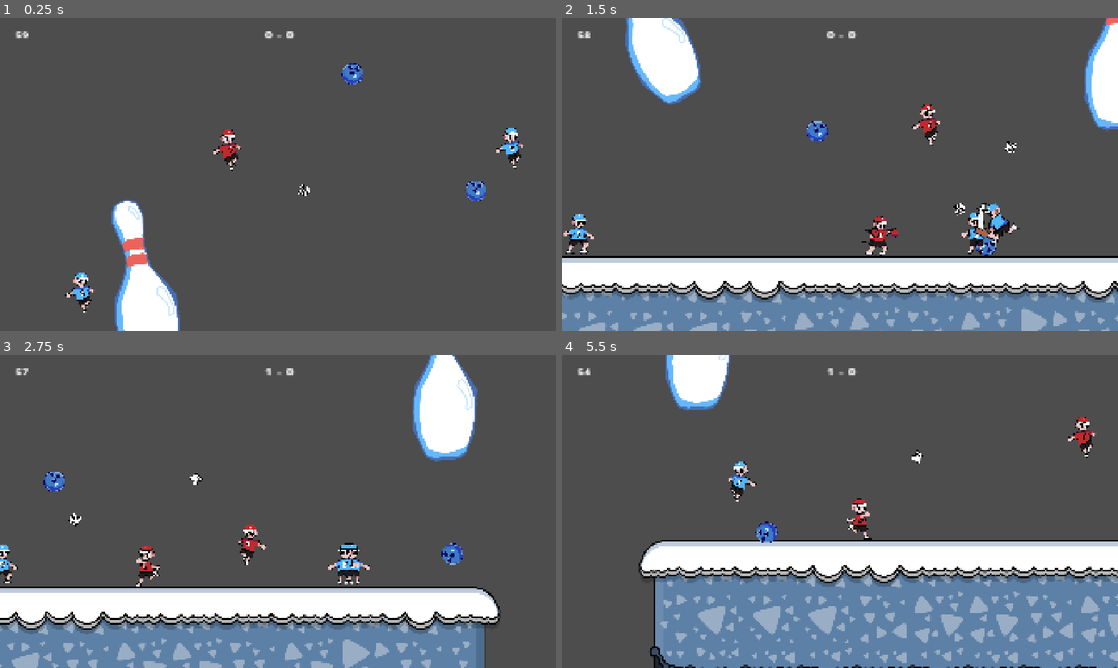
Above: before the commit, frames 1-4 (two rows, left to right).
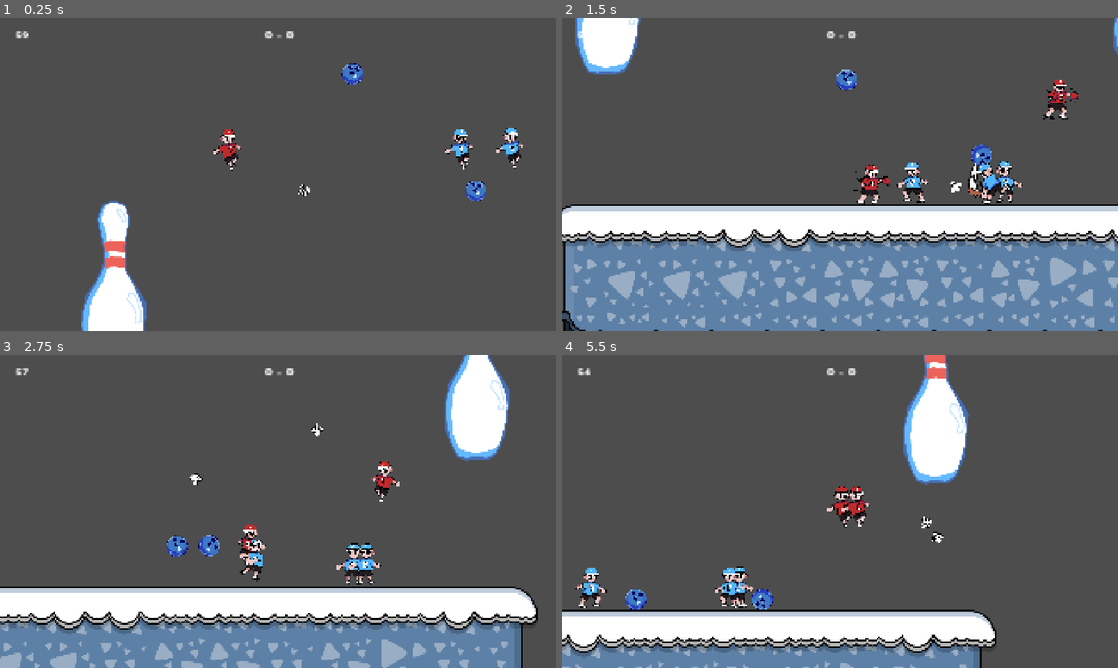
Above: after the commit, the same moments.

Repository: GuiDev-bit/Winter-Game-Jam
Game: Godot game, scene res://scenes/main/main.tscn
The game is run twice, just before and just after one commit, with the same random seed, the same clock (stepped at 60 frames per second) and the same inputs. This scene is started directly instead of the project's main scene.
Inputs (mouse positions are in pixels of both pictures, inside the frame that each line leads up to):
- Up to frame 1 (0.25 s): no input
- Up to frame 2 (1.5 s): tap Enter (ui_accept) at 0.5 s; move the mouse to (962, 158) at 0.52 s; hold Right mouse button (attack_r) 0.53-1.28 s; hold D (right) from 0.53 s (still down); click (962, 158) at 0.6 s; tap W (jump) at 0.77, 1.07 s; move the mouse to (728, 190) at 1.27 s; right-click (728, 190) at 1.35 s
- Up to frame 3 (2.75 s): tap W (jump) at 1.52, 1.55, 1.82, 2.1 s; move the mouse to (333, 442) at 2.02 s; release D (right) at 2.03 s; hold A (left) from 2.03 s (still down); click (333, 442) at 2.3 s
- Up to frame 4 (5.5 s): move the mouse to (812, 574) at 2.77 s; release A (left) at 2.78 s; hold D (right) 2.78-4.28 s; click (812, 574) at 2.85 s; tap W (jump) at 3.02, 3.32, 3.77, 3.8, 4.07, 4.52, 4.82 s; right-click (812, 574) at 3.05 s; move the mouse to (1006, 558) at 3.52 s; hold Right mouse button (attack_r) 3.53-4.28 s; move the mouse to (673, 464) at 4.27 s; hold A (left) 4.28-5.03 s; click (673, 464) at 4.35 s; move the mouse to (867, 511) at 5.02 s; hold D (right) from 5.03 s (still down); hold Right mouse button (attack_r) from 5.03 s (still down)

The runs differ from the first frame. In frame 1, 4.8% of the frame differs, in the area x 11-85%, y 35-100%; in frame 2, 41%; in frame 3, 16%; in frame 4, 42%, in the area x 0-100%, y 0-100%.

Commit message:
Pleins de trucs

Diff:
--- a/project.godot
+++ b/project.godot
@@ -25,6 +25,7 @@
 MatchManager="*uid://coaoeinnbyog8"
 AiManager="*uid://cnw0c8yukfane"
 SaveManager="*uid://cjws4nr77wrlf"
+LevelManager="*uid://tdhtb5yio6f6"
 
 [display]
 
--- a/scenes/enemy/enemy.tscn
+++ b/scenes/enemy/enemy.tscn
@@ -17,7 +17,7 @@
 [sub_resource type="Resource" id="Resource_2f3il"]
 script = ExtResource("2_peoo5")
 damage = 1.0
-force = 2200.0
+force = 1500.0
 direction = Vector2(1, -1)
 metadata/_custom_type_script = "uid://wcd5uqn0imo0"
 
@@ -105,6 +105,8 @@
 [node name="Enemy" type="CharacterBody2D" unique_id=2023724772]
 collision_mask = 8
 script = ExtResource("1_5uy6h")
+jump_chance = 0.4
+speed = 250
 bat_data = SubResource("Resource_2f3il")
 gloves_data = SubResource("Resource_peoo5")
 
--- /dev/null
+++ b/script/Ressources/Leveldata.gd
@@ -0,0 +1,15 @@
+extends Resource
+class_name LevelData
+
+@export var level_name: String = "Niveau 1"
+@export var map_scene: PackedScene # La scène de ta carte
+
+# On réutilise ton système d'enum ici
+@export var enemy_counts: Dictionary = {
+	# On force les clés avec l'enum de  l'ennemi
+	 }
+
+@export_group("Ennemis")
+@export var batteur_count: int = 1
+@export var boxeur_count: int = 0
+@export var canon_count: int = 0
--- a/script/enemy/enemy.gd
+++ b/script/enemy/enemy.gd
@@ -67,12 +67,13 @@
 
 	match active_state:
 		STATE.IDLE :
-			idle_timer = randf_range(0.5, 1.5)
+			idle_timer = randf_range(1.5, 3.0)
 			execute_role()
 		STATE.ATTACK:
 			lunch_attack()
 		STATE.DEAD:
 			AiManager.quit_list(self)
+			spawner_manager.start_respawn_cooldown(type)
 			queue_free()
 
 func process_state(delta: float) -> void:
@@ -174,7 +175,7 @@
 		Role.STRIKER :
 			movcomp.max_speed = speed
 		Role.SUPPORT :
-			movcomp.max_speed = 200
+			movcomp.max_speed = 150
 	if type == Type.BATTEUR :
 				target = ball_ref
 	else :
--- a/script/enemy/enemyspawner.gd
+++ b/script/enemy/enemyspawner.gd
@@ -14,6 +14,7 @@
 }
 
 func _ready():
+	GameManager.player_respawn.connect(Callable(self, "correct_pos") )
 	for type in enemy_quantities:
 		for i in range(enemy_quantities[type]):
 			spawn_enemy(type)
@@ -27,6 +28,20 @@
 	enemy_instance.global_position = spawn_points.pick_random().global_position
 	add_child(enemy_instance)
 
+
+func update_quantities_from_data(data: LevelData):
+	# On met à jour le dictionnaire interne du spawner avec les données de la ressource
+	enemy_quantities = {
+	Enemy.Type.BATTEUR: data.batteur_count,
+	Enemy.Type.BOXEUR: data.boxeur_count,
+	Enemy.Type.CANON : data.canon_count }
+	# On relance le spawn avec ces nouvelles valeurs
+	_ready()
+
 func start_respawn_cooldown(type: Enemy.Type):
 	get_tree().create_timer(respawn_cooldown).timeout.connect(spawn_enemy.bind(type))
 	#get_tree().current_scene.add_child.call_deferred(enemy)
+
+func correct_pos() :
+	for enemi in AiManager.enemies :
+		enemi.global_position = spawn_points.pick_random().global_position
--- /dev/null
+++ b/script/manager/LevelManager.gd
@@ -0,0 +1,16 @@
+extends Node
+
+var current_level_data: LevelData
+
+func load_level(level_data: LevelData):
+	current_level_data = level_data
+	# On change de scène pour charger la map définie dans la ressource
+	get_tree().change_scene_to_packed(level_data.map_scene)
+
+	call_deferred("_initialize_level_spawner")
+
+func _initialize_level_spawner():
+	var spawner = get_tree().current_scene.find_child("EnemySpawner")
+	if spawner:
+		# On donne les quantités de la ressourceau  spawner
+		spawner.update_quantities_from_data(current_level_data)
Not shown, added: script/Ressources/Leveldata.gd.uid
Not shown, added: script/manager/LevelManager.gd.uid
